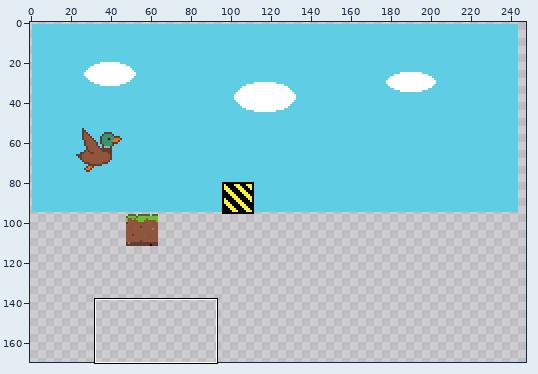
Pixel-art file -- art/sheet.aseprite. The picture above shows the old version from afar; the outline marks the close-up.
Close-up. The starting point:
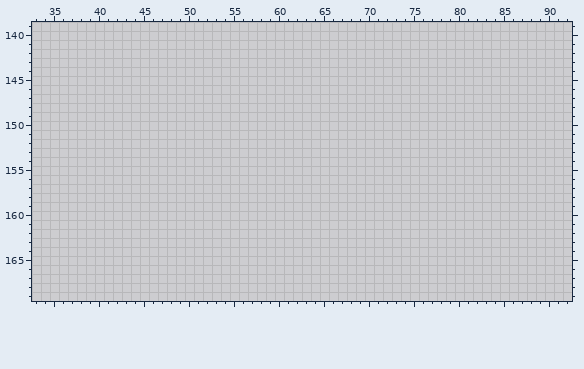
960x540 pixels, 1 frame. Shown: x 33..92, y 139..169. The wide view leaves out empty margins. The commit also changed other parts of the picture, which this record leaves out.
Now the later version:
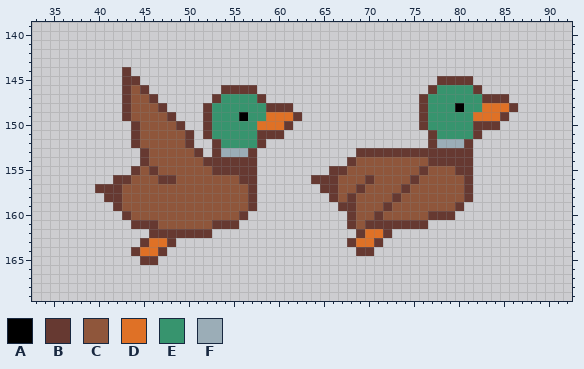
Palette (. is transparent): A #000000  B #663931  C #8f563b  D #df7126  E #37946e  F #9badb7
Message: player controls, tiles
Diff:
--- layer "player"
@@ x 33..92 @@
 143 ............................................................
-144 ............................................................
-145 ............................................................
-146 ............................................................
-147 ............................................................
-148 ............................................................
-149 ............................................................
-150 ............................................................
-151 ............................................................
-152 ............................................................
-153 ............................................................
-154 ............................................................
-155 ............................................................
-156 ............................................................
-157 ............................................................
-158 ............................................................
-159 ............................................................
-160 ............................................................
-161 ............................................................
-162 ............................................................
-163 ............................................................
-164 ............................................................
-165 ............................................................
+144 ..........B.................................................
+145 ..........BB.................................BBBB...........
+146 ..........BCB........BBBB...................BEEEEB..........
+147 ..........BCCB......BEEEEB.................BEEEEEEBBB.......
+148 ..........BCCCB....BEEEEEEBBB..............BEEEAEEDDDB......
+149 ..........BCCCCB...BEEEAEEDDDB.............BEEEEEDDDB.......
+150 ...........BCCCCB..BEEEEEDDDB..............BEEEEEBBB........
+151 ...........BCCCCCB.BEEEEEBBB................BEEEEB..........
+152 ...........BCCCCCB..BEEEEB..................BFFFB...........
+153 ............BCCCCCB.BFFFB...........BBBBBBBBBBBBB...........
+154 ............BCCCCCCBBBBBB..........BCCCCCCCCBBBBB...........
+155 ...........BCBCCCCCCBBBBB........BBCCCCCCCCBCCCBB...........
+156 .........BBCCCBBCCCCCCCBB......BBBCCCBCCCCBCCCCCB...........
+157 .......BBBCCCCCCCCCCCCCCB.......BBCCBCCCCBCCCCCCB...........
+158 ........BBCCCCCCCCCCCCCCB........BCBCCCCBCCCCCCCB...........
+159 .........BCCCCCCCCCCCCCCB.........BBCCCBCCCCCCCB............
+160 ..........BCCCCCCCCCCCCB...........BCCBCCCCCBBB.............
+161 ...........BBBCCCCCCBBB............BCBBBBBBB................
+162 .............BBBBBBB................BDDB....................
+163 ............BDDB...................BDDB.....................
+164 ...........BDDB.....................BB......................
+165 ............BB..............................................
 166 ............................................................
Changed places in both close-ups, as pixel boxes (x1, y1, x2, y2):
added: (95, 67, 518, 265)
